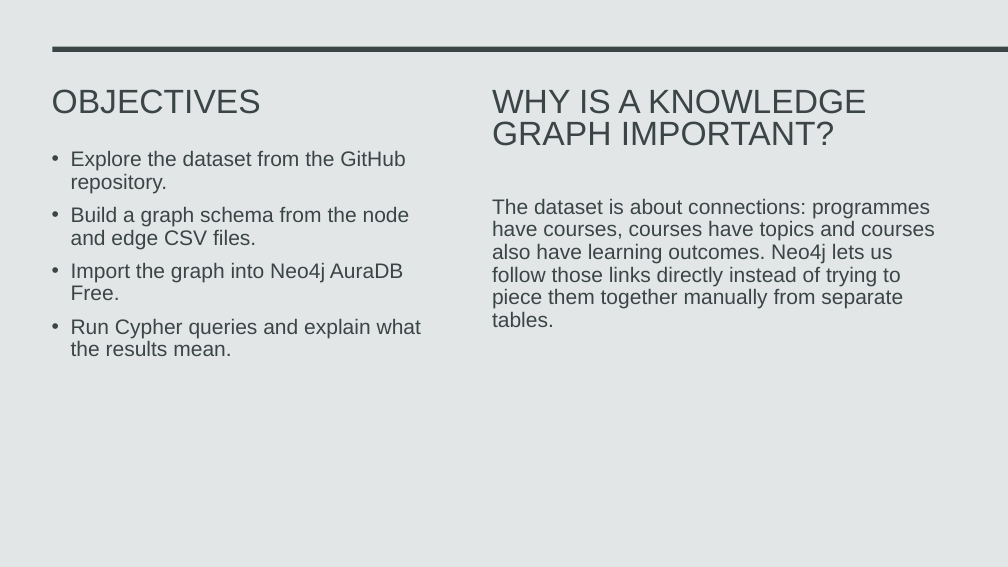
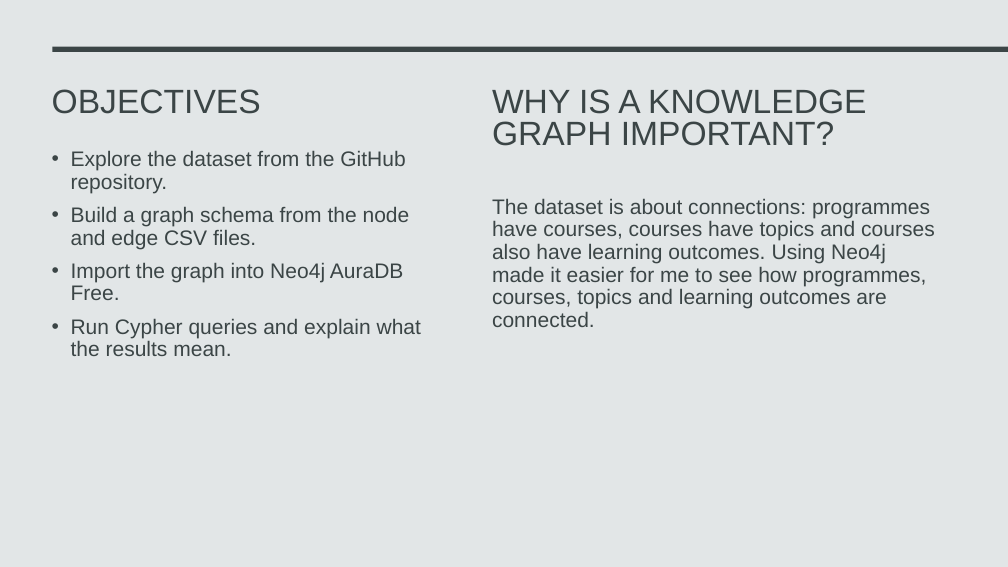
Before and after one commit to nilzellym/KMS-Knowledge-Graph, a slide deck: slide 3 of KnowledgeManagement_Graph.pptx. Drawn at 1008x567 pixels with LibreOffice and Linux fonts; fonts in the diff are those of the drawing. Boxes give left, top, right and bottom in pixels: in the first picture for what was removed or moved away, otherwise in the second. Text is boxed around its words. In the diff, an @@ line names an element or a change of style, - is before the commit and + after.

```diff
--- a/KnowledgeManagement_Graph.pptx
+++ b/KnowledgeManagement_Graph.pptx
@@ text at (492,199,935,327): text changed @@
-The dataset is about connections: programmes have courses, courses have topics and courses also have learning outcomes. Neo4j lets us follow those links directly instead of trying to piece them together manually from separate tables.
+The dataset is about connections: programmes have courses, courses have topics and courses also have learning outcomes. Using Neo4j made it easier for me to see how programmes, courses, topics and learning outcomes are connected.
```
Also in this commit, not shown: 7 other slides changed, 1 other file.
